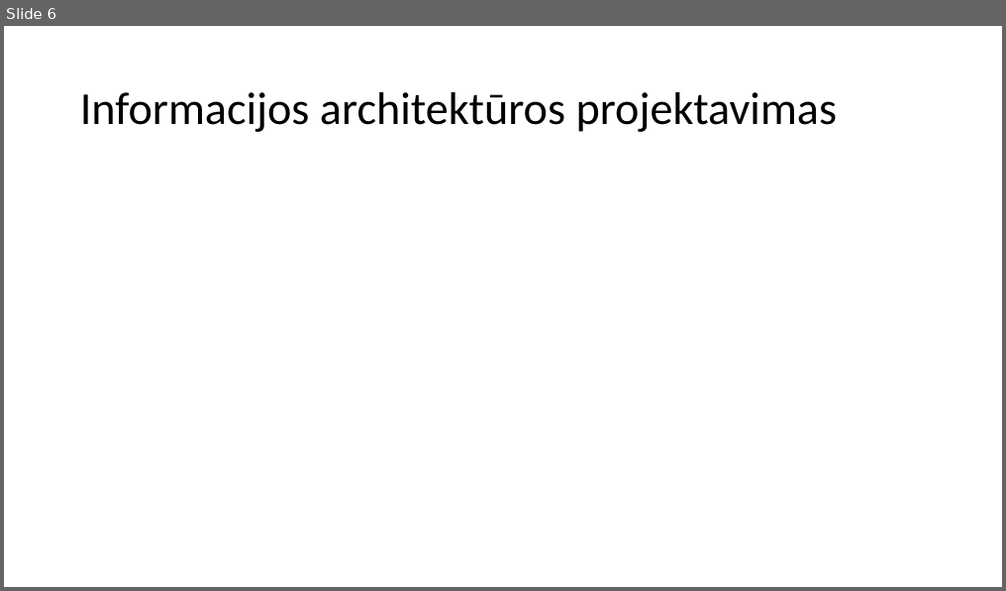
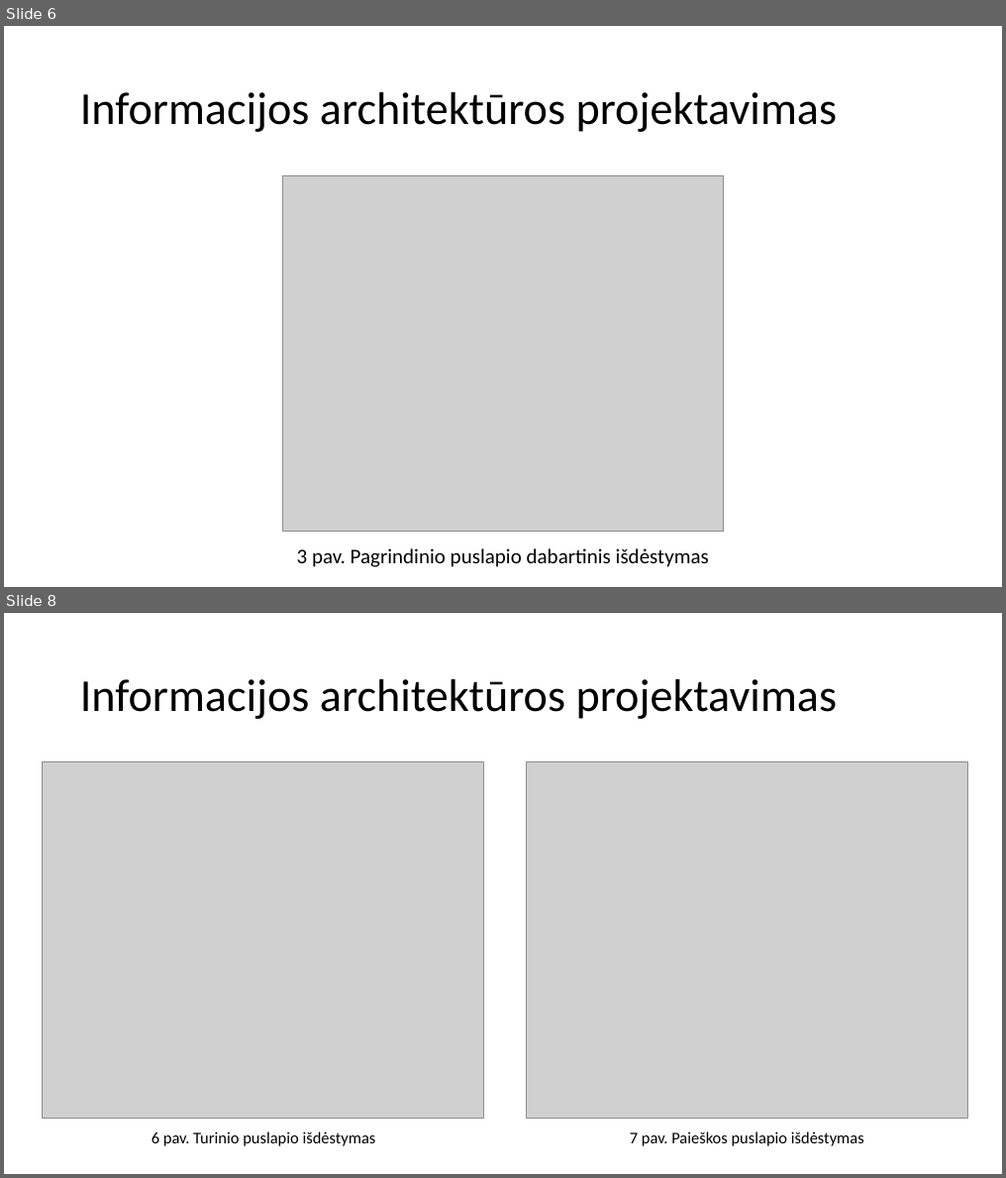
Before and after one commit to Steror/Projektinis-darbas, a slide deck: Atsiskaitymas/Projektinio pristatymas.pptx. Shown one above the other, each under a label of ours: slide 6 before the commit, slides 6 and 8 after it; the slides between them are not shown. The pictures are 1006x591 and 1006x1178 pixels, drawn with LibreOffice and Linux fonts; fonts in the diff are those of the drawing; grey boxes stand for pictures. Boxes give left, top, right and bottom in pixels: in the first picture for what was removed or moved away, otherwise in the second. Text is boxed around its words. In the diff, an @@ line names an element or a change of style, - is before the commit and + after.

```diff
--- a/Atsiskaitymas/Projektinio pristatymas.pptx
+++ b/Atsiskaitymas/Projektinio pristatymas.pptx
@@ slide 8 added at (4,613,1002,1174), background #FFFFFF @@
@@ title added at (80,679,838,719), 44 pt, text #000000 @@
+Informacijos architektūros projektavimas
@@ picture added at (43,761,484,1118) @@
@@ picture added at (527,761,967,1118) @@
@@ text added at (152,1132,376,1147), 15.7 pt, text #000000 @@
+6 pav. Turinio puslapio išdėstymas
@@ text added at (630,1132,864,1147), 15.7 pt, text #000000 @@
+7 pav. Paieškos puslapio išdėstymas
@@ slide 6 changed as well @@
@@ picture added at (282,175,724,532) @@
@@ text added at (297,549,709,568), 20 pt, text #000000 @@
+3 pav. Pagrindinio puslapio dabartinis išdėstymas
```
Also in this commit, not shown: 6 other slides changed, 4 other slides added, 1 slide removed, 1 other file.
